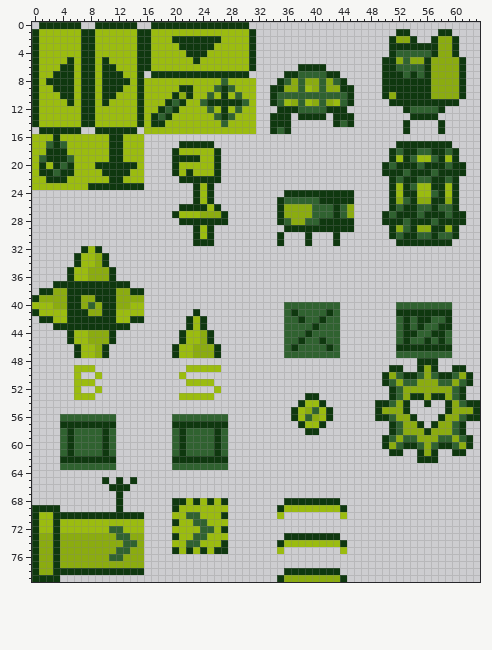
Two states of a sprite sheet, project/assets/sprites/editor/buttons.png. Above is the file before it was changed.
The file is 64x80 pixels.
After the commit:
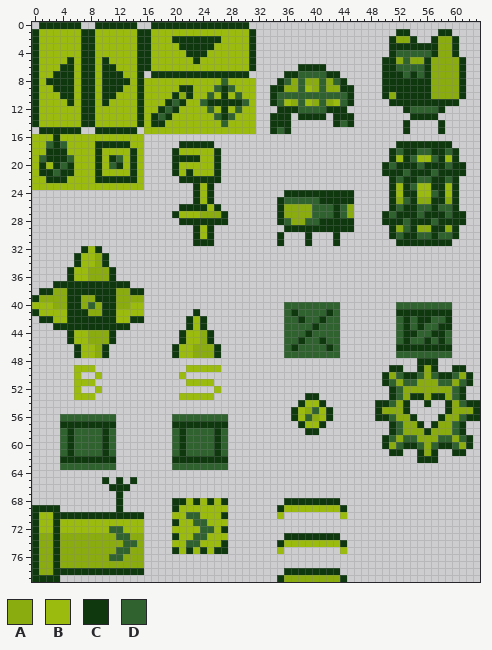
Palette (. is transparent): A #8bac0f  B #9bbc0f  C #0f380f  D #306230
From old to new:
The author changed colour C to colour B in row 16 at x 11 to 12; in row 18 at x 11 to 12; in row 20 at x 10 and 13; in row 21 at x 10 to 13; in row 23 at x 8 to 15.
The author changed colour B to colour C in row 17 at x 9 to 10 and 13; in rows 18 to 19 at x 9 and 14; in row 21 at x 9 and 14; in row 22 at x 9 to 10 and 13 to 14.
The author changed colour C to colour D in row 19 at x 12; in row 20 at x 11.
Where, in picture pixels (left, top, right, bottom), the same in both pictures:
changed: (88, 134, 144, 190)
